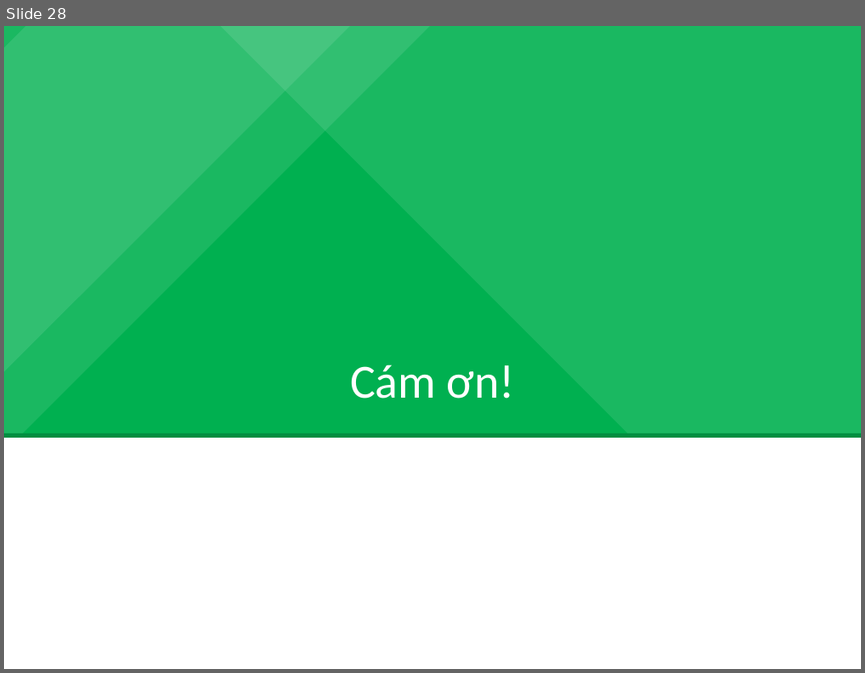
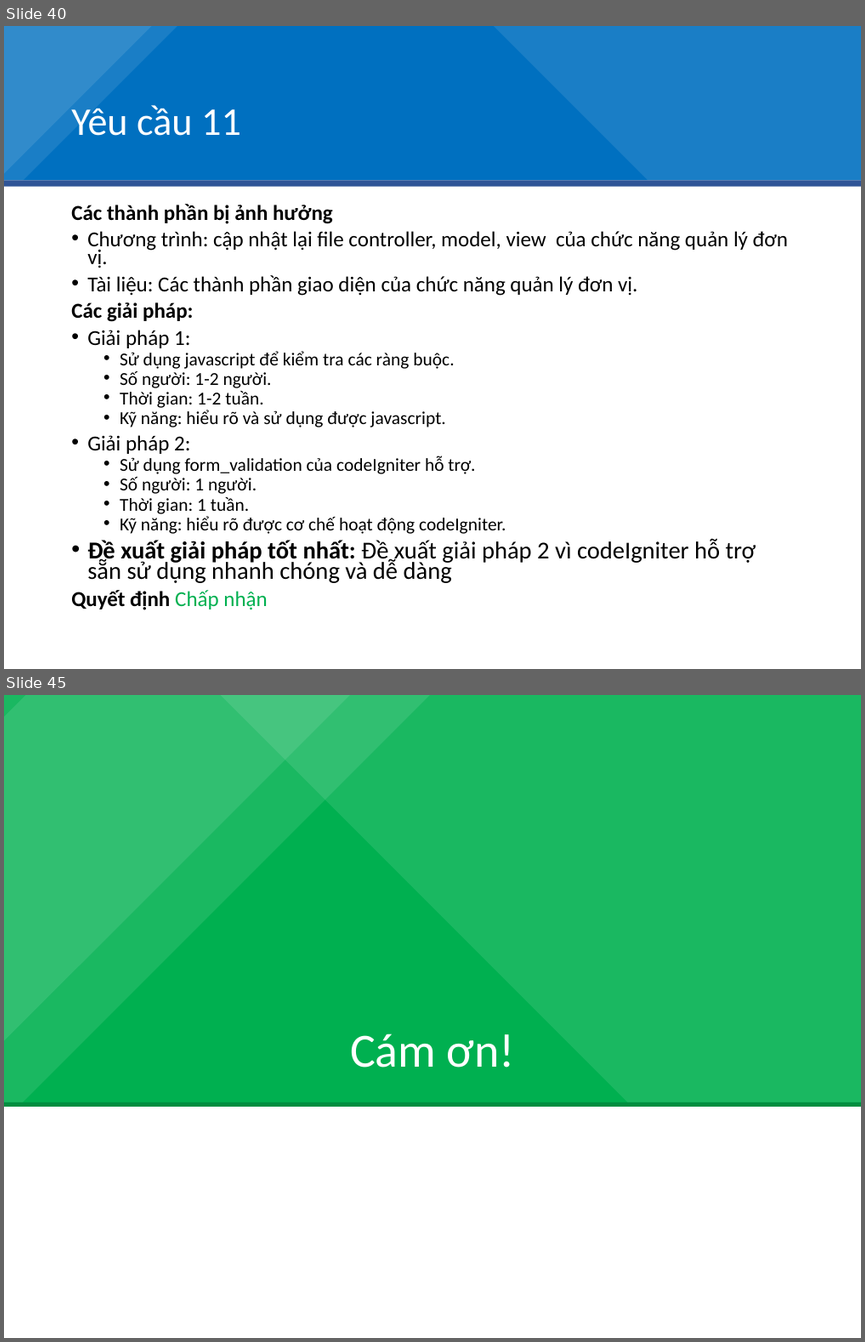
Before and after one commit to duduct/BaoTriPhanMem, a slide deck: BaiTap2/BT01_BT2_Slide.pptx. Shown one above the other, each under a label of ours: slide 28 before the commit, slides 40 and 45 after it; the slides between them are not shown. The pictures are 865x673 and 865x1342 pixels, drawn with LibreOffice and Linux fonts; fonts in the diff are those of the drawing. Boxes give left, top, right and bottom in pixels: in the first picture for what was removed or moved away, otherwise in the second. Text is boxed around its words. In the diff, an @@ line names an element or a change of style, - is before the commit and + after.

Commit message:
Cập nhật slide báo cáo
Yêu cầu 6->13,  chính tả phân tích sự tác động.

```diff
--- a/BaiTap2/BT01_BT2_Slide.pptx
+++ b/BaiTap2/BT01_BT2_Slide.pptx
@@ slide 40 added at (4,26,861,669), background #FFFFFF @@
@@ rectangle added at (4,26,861,180), fill #0070C0 @@
@@ rectangle added at (4,26,320,256), fill #FFFFFF at 10% opacity @@
@@ rectangle added at (4,26,368,283), fill #FFFFFF at 10% opacity @@
@@ rectangle added at (247,26,861,336), fill #FFFFFF at 10% opacity @@
@@ title added at (71,102,241,136), 33 pt, text #FFFFFF @@
+Yêu cầu 11
@@ rectangle added at (4,180,861,186), fill #2F5597 @@
@@ text added at (71,204,788,610), 15.3 pt, text #000000 @@
+Các thành phần bị ảnh hưởng
+• Chương trình: cập nhật lại file controller, model, view của chức năng quản lý đơn vị.
+• Tài liệu: Các thành phần giao diện của chức năng quản lý đơn vị.
+Các giải pháp:
+• Giải pháp 1:
+  • Sử dụng javascript để kiểm tra các ràng buộc.
+  • Số người: 1-2 người.
+  • Thời gian: 1-2 tuần.
+  • Kỹ năng: hiểu rõ và sử dụng được javascript.
+• Giải pháp 2:
+  • Sử dụng form_validation của codeIgniter hỗ trợ.
+  • Số người: 1 người.
+  • Thời gian: 1 tuần.
+  • Kỹ năng: hiểu rõ được cơ chế hoạt động codeIgniter.
+• Đề xuất giải pháp tốt nhất: Đề xuất giải pháp 2 vì codeIgniter hỗ trợ sẵn sử dụng nhanh chóng và dễ dàng
+Quyết định Chấp nhận
@@ what was slide 28 is now slide 45 @@
```
Also in this commit, not shown: 1 slide changed, 16 other slides added, 1 other file.
